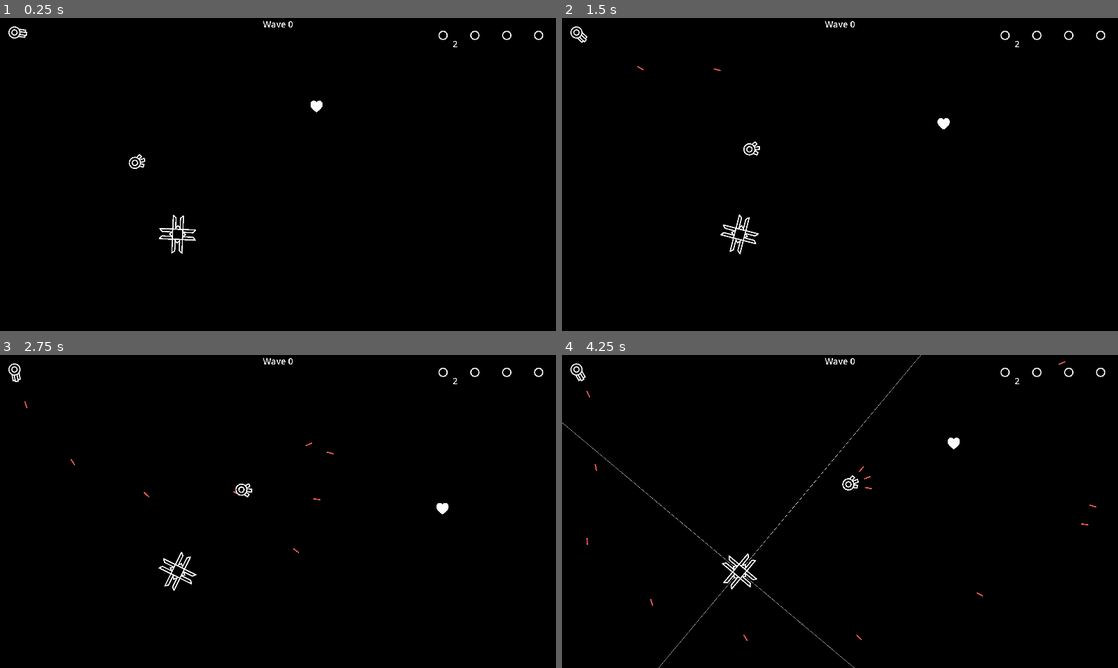
Above: before the commit, frames 1-4 (two rows, left to right).
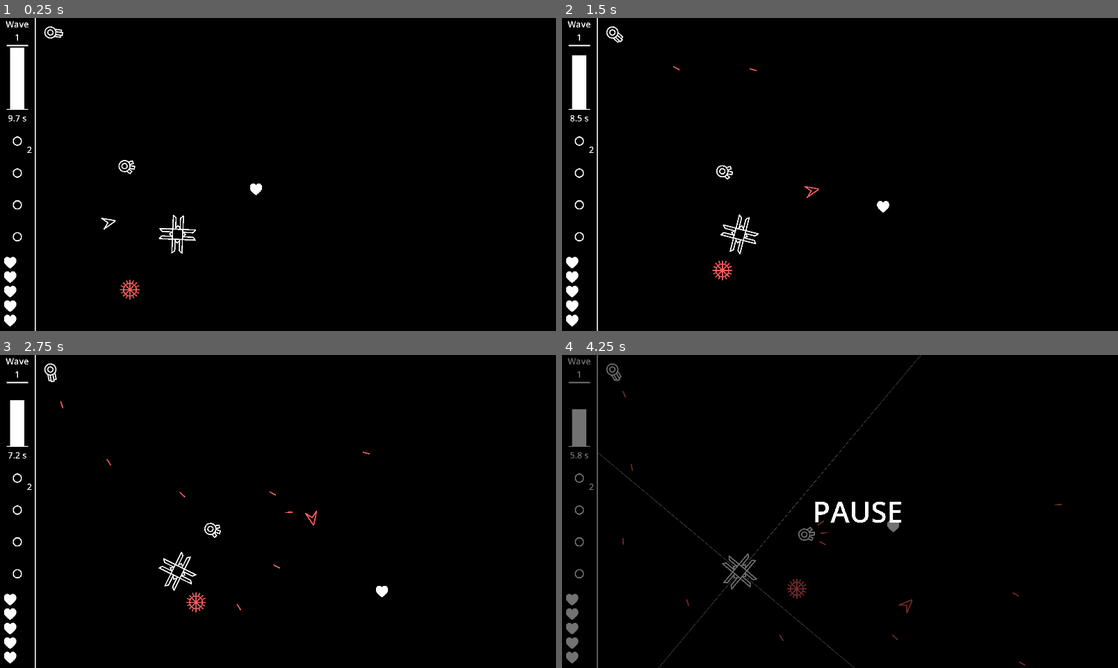
Above: after the commit, the same moments.

Repository: OrusLiOx/VOID
Game: Godot game, scene res://Scenes/game.tscn
Same seed, same stepped clock (60 frames per second), same inputs: the game is played once before the commit and once after it. The project has no main scene, so this scene is started directly.
Inputs:
- Up to frame 1 (0.25 s): no input
- Up to frame 2 (1.5 s): hold D (Right) 0.53-1.28 s; hold S (Down) from 1.28 s (still down)
- Up to frame 3 (2.75 s): release S (Down) at 2.03 s; hold D (Right) from 2.03 s (still down)
- Up to frame 4 (4.25 s): release D (Right) at 2.78 s; hold W (Up) 2.78-3.53 s; hold A (Left) from 3.53 s (still down); tap Escape (Pause) at 4.15 s

The runs differ from the first frame. In frame 1, 2.0% of the frame differs, in the area x 0-98%, y 0-100%; in frame 2, 2.0%; in frame 3, 2.0%; in frame 4, 2.8%.

Commit message:
added outlines + hud health and wave display

Diff:
--- a/Godot/Scenes/Enemies/Hazard/Scripts/gattling_gunner.gd
+++ b/Godot/Scenes/Enemies/Hazard/Scripts/gattling_gunner.gd
@@ -22,13 +22,13 @@
 	rotDest.clear()
 	match dir:
 		0:
-			position = Vector2(50,50)
+			position = Vector2(174,50)
 		1:
 			position = Vector2(1870,50)
 		2:
 			position = Vector2(1870,1030)
 		3:
-			position = Vector2(50,1030)
+			position = Vector2(174,1030)
 
 	rotDest.push_back(0+PI/2*dir)
 	rotDest.push_back(PI/2+PI/2*dir)
--- a/Godot/Scenes/Enemies/Hazard/spinning_laser.tscn
+++ b/Godot/Scenes/Enemies/Hazard/spinning_laser.tscn
@@ -8,6 +8,7 @@
 radius = 65.0308
 
 [node name="SpinningLaser" type="Node2D"]
+z_index = -1
 script = ExtResource("1_so0he")
 
 [node name="Lasers" type="Node2D" parent="."]
--- a/Godot/Scenes/Enemies/_Generic/Scripts/laser.gd
+++ b/Godot/Scenes/Enemies/_Generic/Scripts/laser.gd
@@ -1,5 +1,6 @@
 extends Node2D
 var sprite
+var outline
 var col
 var state
 var timer
@@ -11,6 +12,7 @@
 
 func _ready():
 	sprite = $ColorRect
+	outline = $ColorRect2
 	col = $Area2D/CollisionShape2D
 	col.disabled = true
 	state = "inactive"
@@ -28,14 +30,18 @@
 	col.disabled = true
 	state = "charge"
 	sprite.modulate = Globals.normalColor
+	outline.modulate.a = 1
 	sprite.size.y = 1
 	sprite.position.y = -.5
+	outline.size.y = sprite.size.y+2
+	outline.position.y = sprite.position.y-1
 	timer.start(minChannel)
 
 func disable():
 	state = "inactive"
 	col.disabled = true
 	sprite.modulate.a = 0
+	outline.modulate.a = 0
 	if loop:
 		timer.start(channelTime-minChannel)
 
@@ -45,6 +51,8 @@
 	sprite.modulate = Globals.dangerColor
 	sprite.size.y = 30
 	sprite.position.y = -15
+	outline.size.y = sprite.size.y+2
+	outline.position.y = sprite.position.y-1
 	timer.start(fireTime)
 
 func _on_timer_timeout():
--- a/Godot/Scenes/Enemies/_Generic/laser.tscn
+++ b/Godot/Scenes/Enemies/_Generic/laser.tscn
@@ -8,12 +8,19 @@
 [node name="Laser" type="Node2D"]
 script = ExtResource("1_i5vud")
 
+[node name="ColorRect2" type="ColorRect" parent="."]
+offset_top = -0.5
+offset_right = 2500.0
+offset_bottom = 0.5
+color = Color(0, 0, 0, 1)
+
 [node name="ColorRect" type="ColorRect" parent="."]
 offset_top = -0.5
 offset_right = 2500.0
 offset_bottom = 0.5
 
 [node name="Area2D" type="Area2D" parent="."]
+visible = false
 position = Vector2(10, 0)
 collision_layer = 2
 collision_mask = 2
--- a/Godot/Scenes/Player/Scripts/player.gd
+++ b/Godot/Scenes/Player/Scripts/player.gd
@@ -4,7 +4,8 @@
 var iframes = 0
 var inv = false
 var invTimer:Timer
-var hp = 100
+var hp = 5
+var hpMax = 5
 var healthBar
 
 var a:Dictionary
@@ -12,6 +13,8 @@
 var zone
 var cd:Array
 @export var holdAbilities:Node
+
+signal update_health(cur, max)
 
 func _ready():
 	invTimer = $Invincibility
@@ -84,18 +87,20 @@
 	if iframes >0:
 		return
 	hp = max(0, hp-damage)
-	healthBar.size.y = 42*hp/100
+	healthBar.size.y = 42*hp/hpMax
 	if hp <=0:
 		die()
 		return
 	iframes = 1
+	emit_signal("update_health", hp, hpMax)
 
 func _on_area_2d_area_entered(area):
 	if area.is_in_group("Projectile"):
 		area.queue_free()
 	if area.name == "validZone" or iframes>0 or inv:
 		return
-	hit(25)
+
+	hit(1)
 	pass # Replace with function body.
 
 # ability stuff
--- a/Godot/Scenes/Player/player.tscn
+++ b/Godot/Scenes/Player/player.tscn
@@ -8,6 +8,7 @@
 size = Vector2(24, 23)
 
 [node name="Player" type="CharacterBody2D"]
+z_index = 5
 script = ExtResource("1_5607v")
 
 [node name="CollisionShape2D" type="CollisionShape2D" parent="."]
--- a/Godot/Scenes/Scripts/game.gd
+++ b/Godot/Scenes/Scripts/game.gd
@@ -1,9 +1,23 @@
 extends Node2D
-#
 var gameState
+var healthSprites:Array
+var wave
+var waveTimer
+var waveTimerBar
+var waveTimerCount
+var waveLength
 
 # Called when the node enters the scene tree for the first time.
 func _ready():
+	wave = 0
+	$Pause.visible = false
+	waveTimer =$WaveTimer
+	waveTimerBar = $Hud/Wave/TimeBar/Bar
+	waveTimerCount = $Hud/Wave/TimeBar/Bot/Label
+	waveLength = 10
+
+	start_wave()
+	generate_health_bar()
 	pass # Replace with function body.
 
 
@@ -12,12 +26,69 @@
 	if Input.is_action_just_pressed("Pause"):
 		if Engine.time_scale == 0:
 			Engine.time_scale = 1
+			$Pause.visible = false
 		else:
 			Engine.time_scale = 0
+			$Pause.visible = true
+	waveTimerBar.size.y = 216*waveTimer.time_left/waveLength
+	var t = int(waveTimer.time_left*10)
+	if t%10 == 0:
+		t/=10.0
+		waveTimerCount.text = str(t) +".0 s"
+	else:
+		t/=10.0
+		waveTimerCount.text = str(t) +" s"
 	pass
 
-
+# destroy projectiles that leave the zone
 func _on_valid_zone_area_exited(area):
 	if area.is_in_group("Projectile"):
 		area.queue_free()
 	pass # Replace with function body.
+
+# health stuff
+func generate_health_bar():
+	var border = load("res://Sprites/Player/PlayerBase.png")
+	var fill = load("res://Sprites/Player/PlayerFill.png")
+	var healthBase = $Hud/Health
+	for c in 2:
+		for r in 5:
+			var child = Sprite2D.new()
+			child.texture = border
+			var fillChild = Sprite2D.new()
+			fillChild.texture = fill
+			child.add_child(fillChild)
+			fillChild.position = Vector2.ZERO
+			if c > 0:
+				child.visible = false
+
+			healthSprites.push_back(child)
+			healthBase.add_child(child)
+			child.position = Vector2(c*50,r*-50)
+			pass
+
+func _on_player_update_health(cur, max):
+	for i in cur:
+		healthSprites[i].get_child(0).visible = true
+	for i in range(cur, max):
+		healthSprites[i].get_child(0).visible = false
+
+	for i in max:
+		healthSprites[i].visible = true
+	for i in range(max, 10):
+		healthSprites[i].visible = false
+	pass # Replace with function body.
+
+# wave stuff
+func start_wave():
+	gameState = "active wave"
+	wave += 1
+	$Hud/Wave/Label.text = "Wave\n"+str(wave)
+	waveTimer.start(waveLength)
+
+
+func _on_wave_timer_timeout():
+	waveTimer.stop()
+	gameState = "wave done"
+	start_wave()
+	pass # Replace with function body.
--- a/Godot/Scenes/game.tscn
+++ b/Godot/Scenes/game.tscn
@@ -1,14 +1,16 @@
-[gd_scene load_steps=11 format=3 uid="uid://cglbpyq6fsq81"]
+[gd_scene load_steps=13 format=3 uid="uid://cglbpyq6fsq81"]
 
 [ext_resource type="PackedScene" uid="uid://dnaqej8yhbeu8" path="res://Scenes/Player/player.tscn" id="1_cp43h"]
 [ext_resource type="Script" path="res://Scenes/Scripts/game.gd" id="1_dbkqe"]
 [ext_resource type="PackedScene" uid="uid://c7umn3wpd4dbn" path="res://Scenes/Player/ability_visual.tscn" id="2_y0ouu"]
 [ext_resource type="PackedScene" uid="uid://ccxwcm7pkmo2s" path="res://Scenes/Enemies/Hazard/gattling_gunner.tscn" id="6_icd7m"]
+[ext_resource type="PackedScene" uid="uid://36hpcj5sdadc" path="res://Scenes/Enemies/Mobile/spike_ball.tscn" id="7_gk1qt"]
+[ext_resource type="PackedScene" uid="uid://dkdjrodvejcie" path="res://Scenes/Enemies/Mobile/dasher.tscn" id="8_1n8ss"]
 [ext_resource type="PackedScene" uid="uid://ddegavbsi8lrp" path="res://Scenes/Enemies/Hazard/spinning_laser.tscn" id="8_l36c2"]
 [ext_resource type="PackedScene" uid="uid://chwd1xmuhww2r" path="res://Scenes/Enemies/Mobile/gunner.tscn" id="9_ixne5"]
 
 [sub_resource type="RectangleShape2D" id="RectangleShape2D_npagf"]
-size = Vector2(3942, 1909)
+size = Vector2(2997, 1909)
 
 [sub_resource type="RectangleShape2D" id="RectangleShape2D_ofhto"]
 size = Vector2(20, 1500)
@@ -27,47 +29,19 @@
 collision_mask = 7
 
 [node name="CollisionShape2D" type="CollisionShape2D" parent="validZone"]
-position = Vector2(1150, 679.5)
+position = Vector2(1622.5, 679.5)
 shape = SubResource("RectangleShape2D_npagf")
 
 [node name="Background" type="ColorRect" parent="."]
+z_index = -5
 offset_right = 1920.0
 offset_bottom = 1080.0
 color = Color(0, 0, 0, 1)
 
-[node name="Hud" type="Node2D" parent="."]
-
-[node name="Abilities" type="Node2D" parent="Hud"]
-position = Vector2(1530, 60)
-
-[node name="AbilityVisual" parent="Hud/Abilities" instance=ExtResource("2_y0ouu")]
-
-[node name="AbilityVisual2" parent="Hud/Abilities" instance=ExtResource("2_y0ouu")]
-position = Vector2(110, 0)
-ability = 1
-
-[node name="AbilityVisual3" parent="Hud/Abilities" instance=ExtResource("2_y0ouu")]
-position = Vector2(220, 0)
-ability = 2
-
-[node name="AbilityVisual4" parent="Hud/Abilities" instance=ExtResource("2_y0ouu")]
-position = Vector2(330, 0)
-ability = 3
-
-[node name="Wave" type="Node2D" parent="Hud"]
-
-[node name="Label" type="Label" parent="Hud/Wave"]
-offset_right = 1920.0
-offset_bottom = 75.0
-theme_override_font_sizes/font_size = 30
-text = "Wave 0"
-horizontal_alignment = 1
-
-[node name="Health" type="Node2D" parent="Hud"]
-
 [node name="Boundaries" type="Node2D" parent="."]
 
 [node name="Left" type="StaticBody2D" parent="Boundaries"]
+position = Vector2(124, 2)
 
 [node name="CollisionShape2D" type="CollisionShape2D" parent="Boundaries/Left"]
 position = Vector2(-10, 526)
@@ -97,7 +71,7 @@
 
 [node name="Player" parent="." node_paths=PackedStringArray("holdAbilities") instance=ExtResource("1_cp43h")]
 z_index = 1
-position = Vector2(1093, 305)
+position = Vector2(884, 591)
 holdAbilities = NodePath("../PlayerCasts")
 
 [node name="holdProjectiles" type="Node2D" parent="."]
@@ -110,7 +84,111 @@
 parent = NodePath("../holdProjectiles")
 
 [node name="gattlingGunner" parent="." node_paths=PackedStringArray("holdProj") instance=ExtResource("6_icd7m")]
-position = Vector2(47, 50)
+position = Vector2(240, 66)
 holdProj = NodePath("../holdProjectiles")
 
+[node name="Hud" type="Node2D" parent="."]
+z_index = 9
+
+[node name="Background" type="ColorRect" parent="Hud"]
+offset_right = 120.0
+offset_bottom = 1080.0
+color = Color(0, 0, 0, 1)
+
+[node name="Abilities" type="Node2D" parent="Hud"]
+position = Vector2(60, 425)
+
+[node name="AbilityVisual" parent="Hud/Abilities" instance=ExtResource("2_y0ouu")]
+
+[node name="AbilityVisual2" parent="Hud/Abilities" instance=ExtResource("2_y0ouu")]
+position = Vector2(0, 110)
+ability = 1
+
+[node name="AbilityVisual3" parent="Hud/Abilities" instance=ExtResource("2_y0ouu")]
+position = Vector2(0, 220)
+ability = 2
+
+[node name="AbilityVisual4" parent="Hud/Abilities" instance=ExtResource("2_y0ouu")]
+position = Vector2(0, 330)
+ability = 3
+
+[node name="Wave" type="Node2D" parent="Hud"]
+
+[node name="Label" type="Label" parent="Hud/Wave"]
+offset_right = 120.0
+offset_bottom = 75.0
+theme_override_font_sizes/font_size = 30
+text = "Wave
+0"
+horizontal_alignment = 1
+
+[node name="TimeBar" type="Node2D" parent="Hud/Wave"]
+position = Vector2(22.5, 93)
+
+[node name="Top" type="ColorRect" parent="Hud/Wave/TimeBar"]
+offset_right = 75.0
+offset_bottom = 4.0
+
+[node name="Bot" type="ColorRect" parent="Hud/Wave/TimeBar"]
+offset_top = 220.0
+offset_right = 75.0
+offset_bottom = 224.0
+
+[node name="Label" type="Label" parent="Hud/Wave/TimeBar/Bot"]
+layout_mode = 0
+offset_left = -22.0
+offset_top = 4.0
+offset_right = 97.0
+offset_bottom = 61.0
+theme_override_font_sizes/font_size = 30
+text = "10s"
+horizontal_alignment = 1
+vertical_alignment = 1
+
+[node name="Bar" type="ColorRect" parent="Hud/Wave/TimeBar"]
+offset_left = 62.0
+offset_top = 220.0
+offset_right = 112.0
+offset_bottom = 436.0
+rotation = 3.14159
+
+[node name="Health" type="Node2D" parent="Hud"]
+position = Vector2(35, 1044)
+
+[node name="ColorRect" type="ColorRect" parent="Hud"]
+offset_left = 120.0
+offset_right = 124.0
+offset_bottom = 1100.0
+
+[node name="ColorRect2" type="ColorRect" parent="Hud"]
+offset_left = -4.0
+offset_bottom = 1100.0
+
+[node name="Pause" type="ColorRect" parent="."]
+visible = false
+z_index = 10
+offset_right = 2101.0
+offset_bottom = 1154.0
+color = Color(0, 0, 0, 0.552941)
+
+[node name="Label" type="Label" parent="Pause"]
+layout_mode = 0
+offset_left = 124.0
+offset_right = 1920.0
+offset_bottom = 1080.0
+theme_override_font_sizes/font_size = 100
+text = "PAUSE"
+horizontal_alignment = 1
+vertical_alignment = 1
+
+[node name="SpikeBall" parent="." instance=ExtResource("7_gk1qt")]
+position = Vector2(429, 953)
+
+[node name="Dasher" parent="." instance=ExtResource("8_1n8ss")]
+position = Vector2(376, 705)
+
+[node name="WaveTimer" type="Timer" parent="."]
+
 [connection signal="area_exited" from="validZone" to="." method="_on_valid_zone_area_exited"]
+[connection signal="update_health" from="Player" to="." method="_on_player_update_health"]
+[connection signal="timeout" from="WaveTimer" to="." method="_on_wave_timer_timeout"]
Binary file changed: Godot/Sprites/Enemies/dasher.png
Binary file changed: Godot/Sprites/Enemies/gattlingGunner.png
Binary file changed: Godot/Sprites/Enemies/gunner.png
Binary file changed: Godot/Sprites/Enemies/laser.png
Binary file changed: Godot/Sprites/Enemies/projectile.png
Binary file changed: Godot/Sprites/Enemies/spikeBall.png
Binary file changed: Godot/Sprites/Enemies/spikeBallBase.png
Binary file changed: Godot/Sprites/Enemies/spinLaser.png
Binary file changed: Godot/Sprites/Enemies/wave.png
Not shown, changed: Art/entities.mdp
